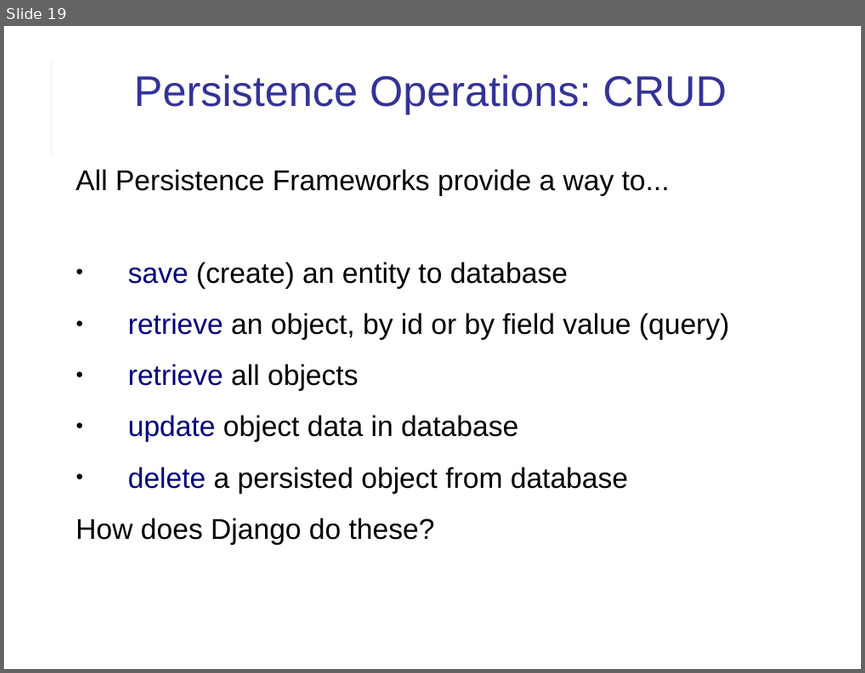
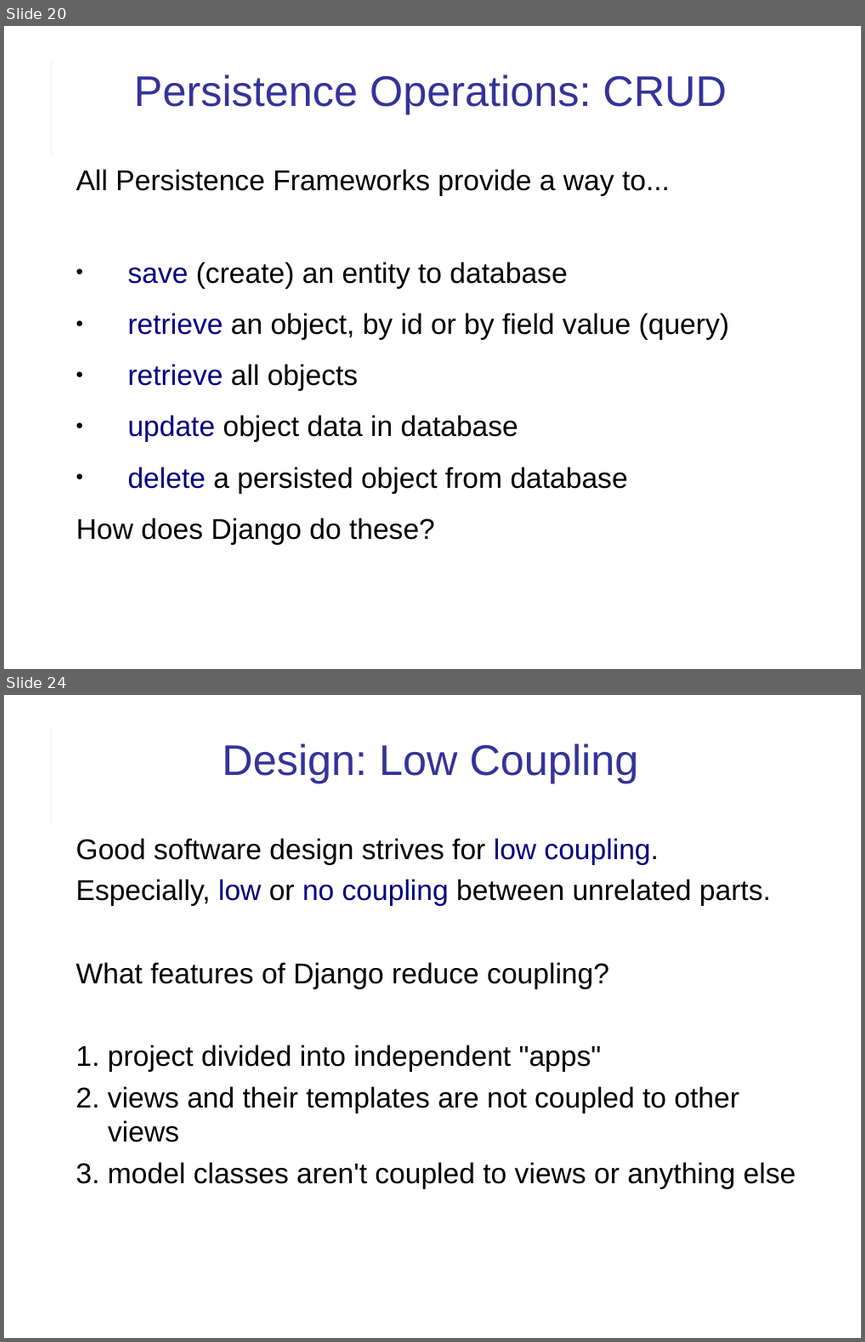
Before and after one commit to cpske/ISP, a slide deck: web/Django-review-1.ppt. Shown one above the other, each under a label of ours: slide 19 before the commit, slides 20 and 24 after it; the slides between them are not shown. The pictures are 865x673 and 865x1342 pixels, drawn with LibreOffice and Linux fonts; fonts in the diff are those of the drawing. Boxes give left, top, right and bottom in pixels: in the first picture for what was removed or moved away, otherwise in the second. Text is boxed around its words. In the diff, an @@ line names an element or a change of style, - is before the commit and + after.

```diff
--- a/web/Django-review-1.ppt
+++ b/web/Django-review-1.ppt
@@ slide 24 added at <box>4,695,861,1338</box>, background #FFFFFF; not listed: 2 template elements that a slide beside it also shows @@
@@ title added at <box>222,743,639,783</box>, 36 pt, text #333399 @@
+Design: Low Coupling
@@ text added at <box>76,838,796,1189</box>, 24 pt, text #000000 @@
+Good software design strives for low coupling.
+Especially, low or no coupling between unrelated parts.
+What features of Django reduce coupling?
+1. project divided into independent "apps"
+2. views and their templates are not coupled to other views
+3. model classes aren't coupled to views or anything else
@@ what was slide 19 is now slide 20 @@
```
Also in this commit, not shown: 4 slides changed, 6 other slides added, 3 other files.
